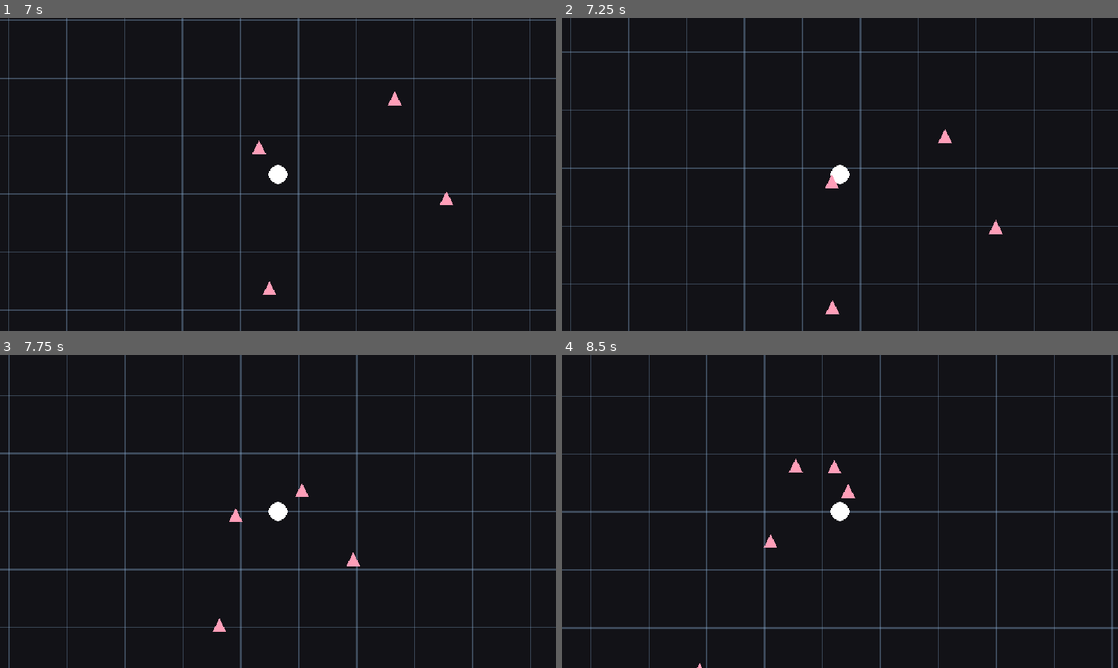
Above: before the commit, frames 1-4 (two rows, left to right).
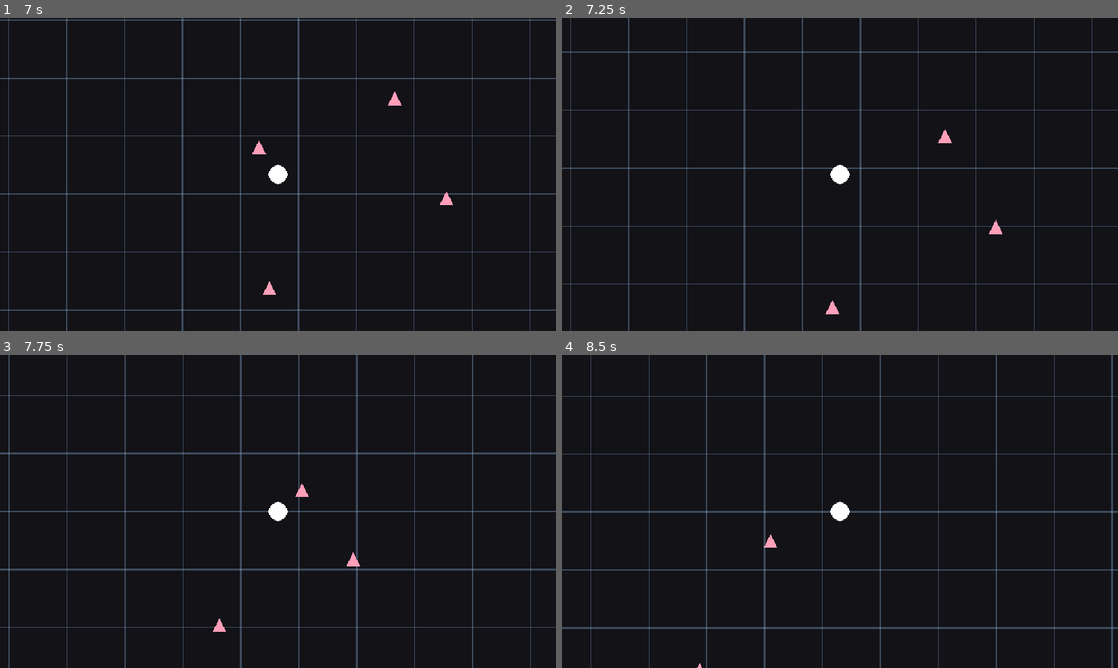
Above: after the commit, the same moments.

Repository: it-for-survivor/shape-survivor-for-hands-on
Game: Godot game, scene res://scenes/Main.tscn
The game is run twice, just before and just after one commit, with the same random seed, the same clock (stepped at 60 frames per second) and the same inputs.
Inputs:
- Up to frame 1 (7 s): tap Enter at 0.5, 2.75 s; hold D (move_right) 0.53-1.28 s; tap Space at 1.25 s; hold S (move_down) 1.28-2.03 s; hold D (move_right) 2.03-2.78 s; hold W (move_up) 2.78-3.53 s; hold A (move_left) 3.53-5.03 s; hold S (move_down) 5.03-5.78 s; hold D (move_right) 5.78-6.53 s; hold W (move_up) from 6.53 s (still down)
- Up to frame 2 (7.25 s): keep holding W (move_up)
- Up to frame 3 (7.75 s): release W (move_up) at 7.28 s; hold D (move_right) from 7.28 s (still down)
- Up to frame 4 (8.5 s): release D (move_right) at 8.03 s; hold S (move_down) from 8.03 s (still down)

Frame 1 is identical in both runs. In frame 2, less than 0.1% of the frame differs, in the area x 47-50%, y 50-55%; in frame 3, less than 0.1%; in frame 4, 0.2%, in the area x 40-53%, y 33-46%.

Commit message:
add chapter-05

Diff:
--- a/hands-on/shape-survivor/scenes/Enemy.tscn
+++ b/hands-on/shape-survivor/scenes/Enemy.tscn
@@ -3,6 +3,9 @@
 [ext_resource type="Script" uid="uid://y5hytld1itgd" path="res://scripts/Enemy.gd" id="1_3gvst"]
 
 [sub_resource type="CircleShape2D" id="CircleShape2D_miwry"]
+radius = 14.0
+
+[sub_resource type="CircleShape2D" id="CircleShape2D_inm2p"]
 radius = 14.0
 
 [node name="Enemy" type="CharacterBody2D" unique_id=183550058]
@@ -12,3 +15,9 @@
 
 [node name="CollisionShape2D" type="CollisionShape2D" parent="." unique_id=62154354]
 shape = SubResource("CircleShape2D_miwry")
+
+[node name="Hitbox" type="Area2D" parent="." unique_id=1689878241]
+collision_layer = 0
+
+[node name="CollisionShape2D" type="CollisionShape2D" parent="Hitbox" unique_id=1319078797]
+shape = SubResource("CircleShape2D_inm2p")
--- a/hands-on/shape-survivor/scripts/Enemy.gd
+++ b/hands-on/shape-survivor/scripts/Enemy.gd
@@ -7,6 +7,15 @@
 func _ready() -> void:
 	add_to_group("enemy")
 	_target = get_tree().get_first_node_in_group("player")
+	$Hitbox.body_entered.connect(_on_hitbox_body_entered)
+
+func _on_hitbox_body_entered(body: Node2D) -> void:
+	if body.is_in_group("player") and body.has_method("take_damage"):
+		body.take_damage(1)
+		# body_enteredは物理ステップ中に呼ばれるため、即queue_free()すると
+		# "Can't change this state while flushing queries" エラーになる。
+		# call_deferred()で安全なタイミングまで削除を遅らせる。
+		call_deferred("queue_free")
 
 func _draw() -> void:
 	var points := PackedVector2Array([Vector2(0, -14), Vector2(12, 10), Vector2(-12, 10)])
--- a/hands-on/shape-survivor/scripts/Player.gd
+++ b/hands-on/shape-survivor/scripts/Player.gd
@@ -15,3 +15,6 @@
 	velocity = input_dir * speed
 	move_and_slide()
 	position = position.clamp(Vector2.ZERO, Game.WORLD_SIZE)
+
+func take_damage(amount: int) -> void:
+	print("player took damage: ", amount)
